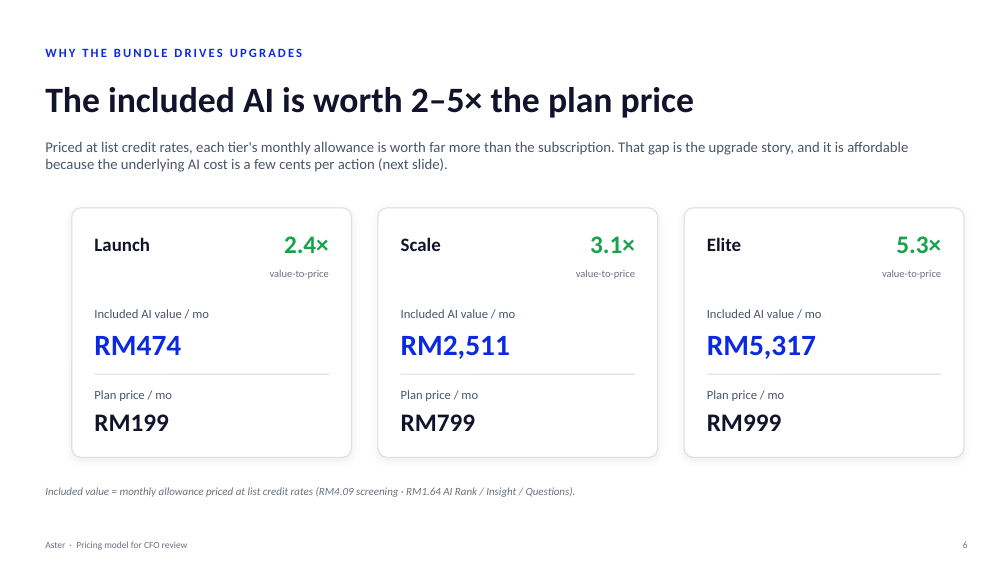
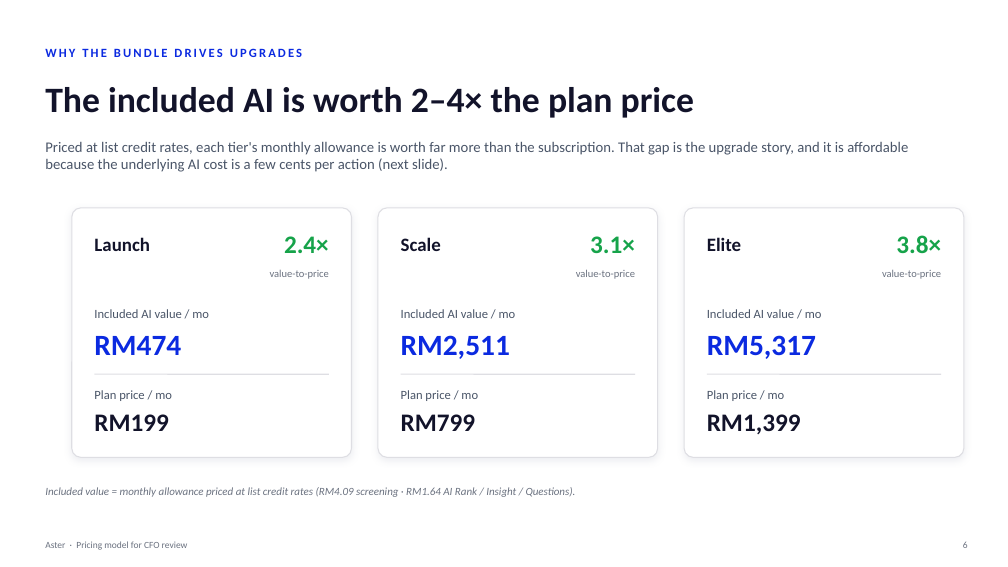
Before and after one commit to shahramly83/aster, a slide deck: slide 6 of docs/aster-pricing-cfo.pptx. Drawn at 1008x567 pixels with LibreOffice and Linux fonts; fonts in the diff are those of the drawing. Boxes give left, top, right and bottom in pixels: in the first picture for what was removed or moved away, otherwise in the second. Text is boxed around its words. In the diff, an @@ line names an element or a change of style, - is before the commit and + after.

```diff
--- a/docs/aster-pricing-cfo.pptx
+++ b/docs/aster-pricing-cfo.pptx
@@ text at [45,87,694,118]: text changed @@
-The included AI is worth 2–5× the plan price
+The included AI is worth 2–4× the plan price
@@ text at [896,235,941,253]: text changed @@
-5.3×
+3.8×
@@ text at [707,414,801,434]: text changed @@
-RM999
+RM1,399
```
Also in this commit, not shown: 5 other slides changed.
